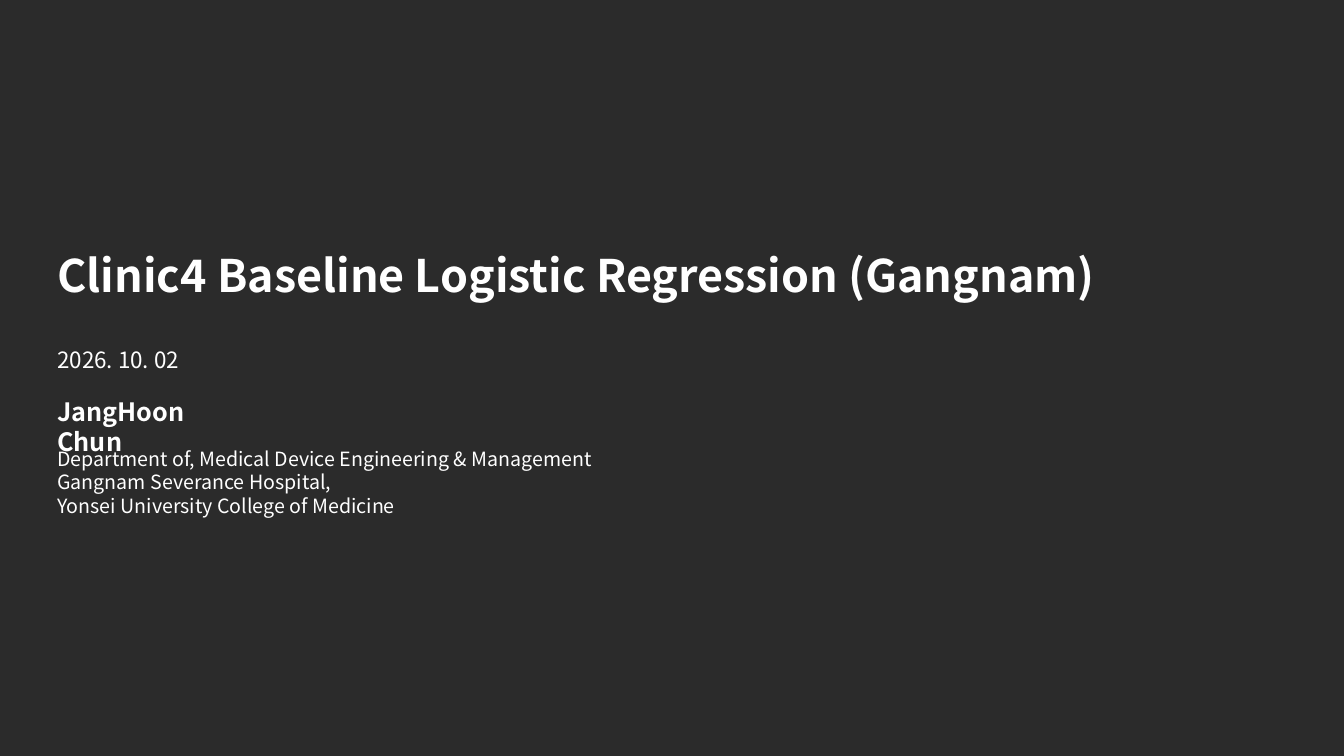
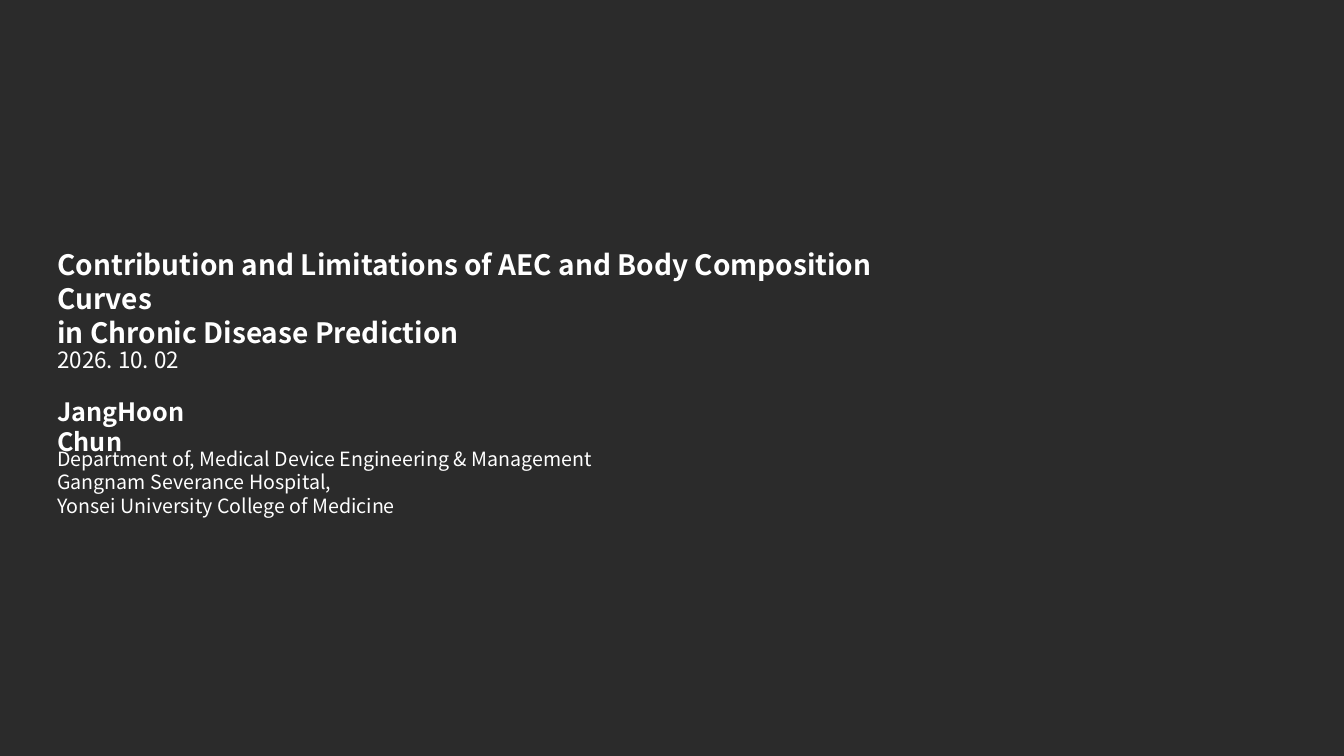
Before and after one commit to JHWannabe/Clinical_Study, a slide deck: slide 1 of docs/261002_연구세미나발표자료.pptx. Drawn at 1344x756 pixels with LibreOffice and Linux fonts; fonts in the diff are those of the drawing; background and template pictures are left out; a plain dark background stands for a picture behind light text. Boxes give left, top, right and bottom in pixels: in the first picture for what was removed or moved away, otherwise in the second. Text is boxed around its words. In the diff, an @@ line names an element or a change of style, - is before the commit and + after.

```diff
--- a/docs/261002_연구세미나발표자료.pptx
+++ b/docs/261002_연구세미나발표자료.pptx
@@ text at bbox=[57, 252, 872, 344]: text changed; size 32 to 20 pt @@
-Clinic4 Baseline Logistic Regression (Gangnam)
+Contribution and Limitations of AEC and Body Composition Curves
+in Chronic Disease Prediction
```
Also in this commit, not shown: 1 other slide changed, 22 slides added, 1 slide removed, 11 other files.
